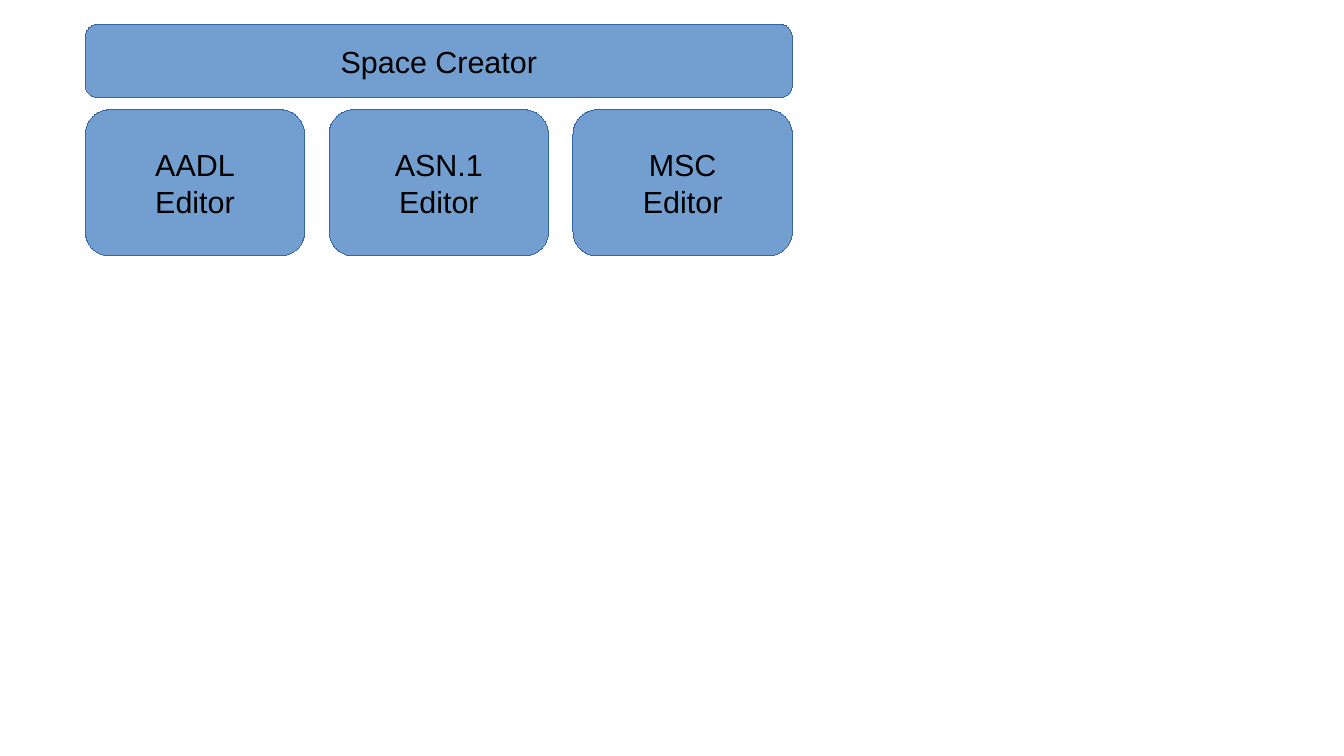
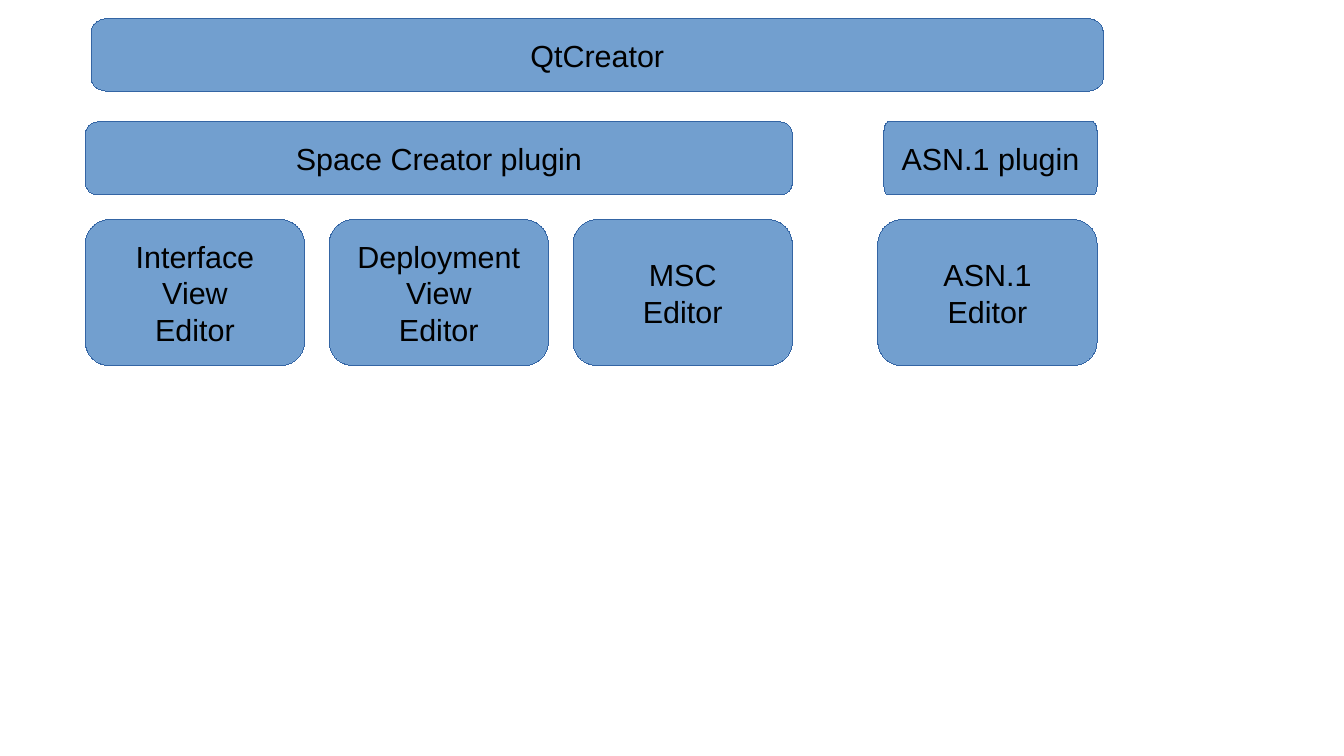
Before and after one commit to esa/spacecreator, a slide deck: slide 1 of doc/images/architecture_pics.pptx. Drawn at 1344x756 pixels with LibreOffice and Linux fonts; fonts in the diff are those of the drawing. Boxes give left, top, right and bottom in pixels: in the first picture for what was removed or moved away, otherwise in the second. Text is boxed around its words. In the diff, an @@ line names an element or a change of style, - is before the commit and + after.

Commit message:
505 Update architecture doc to include the deployment view

```diff
--- a/doc/images/architecture_pics.pptx
+++ b/doc/images/architecture_pics.pptx
@@ freeform shape added at [91,18,1104,91], fill #729FCF, outline #3465A4 0 pt, 18 pt, text #000000 @@
+QtCreator
@@ freeform shape "Space Creator plugin": place and size @@
-freeform shape "Space Creator plugin" at [85,24,793,98]
+freeform shape "Space Creator plugin" at [85,122,793,195]
@@ text in freeform shape at [296,148,582,176]: text changed @@
-Space Creator
+Space Creator plugin
@@ freeform shape added at [884,122,1098,195], fill #729FCF, outline #3465A4 0 pt, 18 pt, text #000000 @@
+ASN.1 plugin
@@ 3 freeform shapes: place and size @@
-3 freeform shapes at [85,110,793,256]
+3 freeform shapes at [85,220,793,366]
@@ outline #3465A4 0.75 pt to #3465A4 0 pt in 4 elements at [573,220,793,366], [85,122,793,195], [85,220,305,366], [329,220,549,366] @@
@@ freeform shape added at [878,220,1098,366], fill #729FCF, outline #3465A4 0 pt, 18 pt, text #000000 @@
+ASN.1
+Editor
@@ text in freeform shape at [136,246,254,305]: text changed @@
-AADL
+Interface
+View
@@ text in freeform shape at [357,246,520,305]: text changed @@
-ASN.1
+Deployment
+View
```
Also in this commit, not shown: 1 other slide changed, 2 other files.
